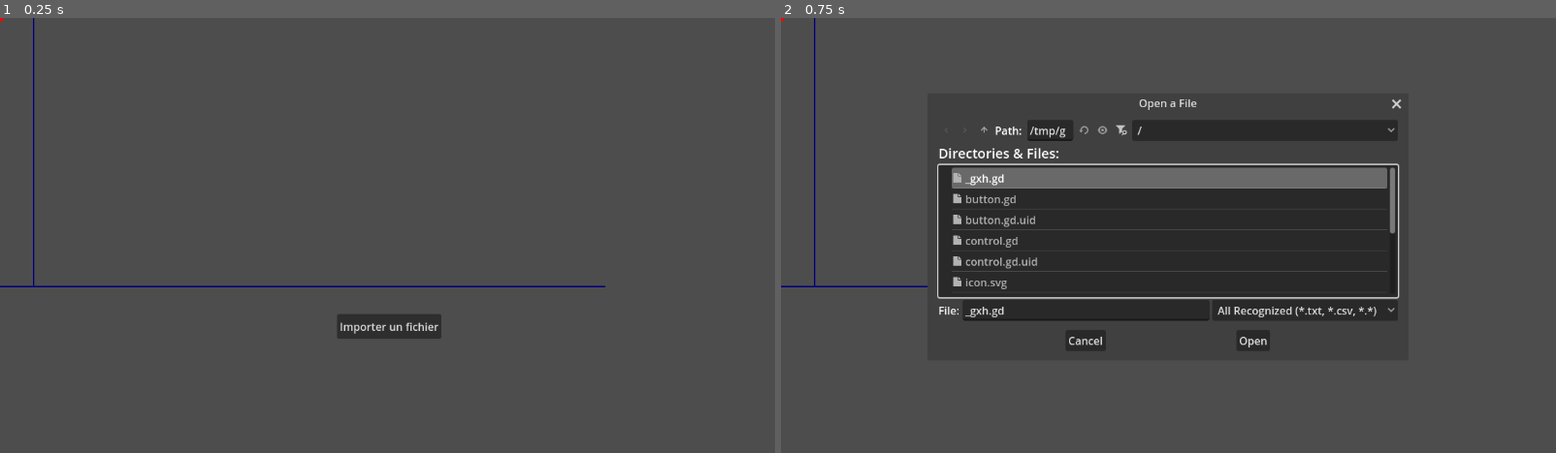
Above: before the commit, frames 1-2 (left to right).
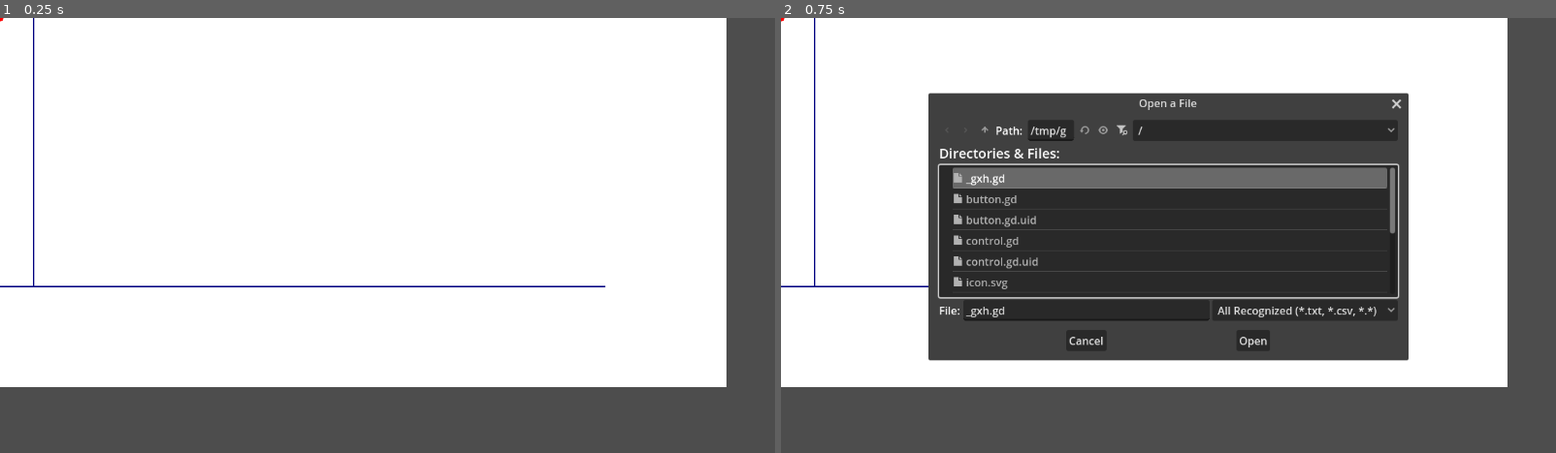
Above: after the commit, the same moments.

Repository: Ayadayi/Tissu_cardiaque
Game: Godot game, scene res://node_2d.tscn
The game is run twice, just before and just after one commit, with the same random seed, the same clock (stepped at 60 frames per second) and the same inputs.
Inputs:
- Up to frame 1 (0.25 s): no input
- Up to frame 2 (0.75 s): click "Importer un fichier" at 0.5 s

The runs differ from the first frame. In frame 1, 79% of the frame differs, in the area x 0-94%, y 0-85%; in frame 2, 42%.

Commit message:
white background

Diff:
--- a/courbe/control.gd
+++ b/courbe/control.gd
@@ -6,9 +6,11 @@
 
 var points : Array = []
 
-var start_time := 2000.0
+var start_time := 0000.0
 var end_time := 8000.0
-var sampling_density := 0.1 #10% des points
+var density := 0.1 #10% des points
+
+
 
 
 
@@ -22,6 +24,9 @@
 	file_dialog.file_selected.connect(self._on_fichier_selectionne)
 
 
+
+
+
 	queue_redraw()
 
 	############################# afficher les mesures #############################
@@ -48,7 +53,7 @@
 	print("Coordonnées du point de repos (min) : ", min_point)
 
 
-####################### Quand on clique sur le bouton #######################
+####################### Quand on clique sur le bouton ####################### permet de choisir un fichier
 func _on_ouvrir_fichier_pressed():
 	var file_dialog = get_node("FileDialog")
 	file_dialog.popup_centered()
@@ -96,7 +101,7 @@
 			var y_raw = float(parts[3]) # colonne 3
 
 			if x_raw >= start_time and x_raw <= end_time:
-				if randf() <= sampling_density:
+				if randf() <= density:
 					var x_scaled = 50 + ((x_raw - min_x) / (max_x - min_x) * (width - 50))
 					var y_scaled = height - ((y_raw - min_y) / (max_y - min_y) * height)
 					points.append(Vector2(x_scaled, y_scaled))
@@ -112,15 +117,21 @@
 
 ########################################  draw  ##########################################################
 func _draw():
+	#fond blanc
+	draw_rect(Rect2(Vector2(0, 0), Vector2(1080, 550)), Color.WHITE)
+
+	#axe
 	draw_line(Vector2(50, 0), Vector2(50, height), Color.NAVY_BLUE, 2)
 	draw_line(Vector2(0, height), Vector2(width, height), Color.NAVY_BLUE, 2)
 
+	#points
 	for point in points:
 		draw_circle(point, POINT_SIZE, Color.BLACK)
 
 	for i in range(points.size() - 1):
 		draw_line(points[i], points[i + 1], Color.BLACK, 2)
 
+	#min et max
 	draw_circle(get_max_point(), POINT_SIZE + 2, Color(0, 1, 0)) # Pic contraction
 	draw_circle(get_min_point(), POINT_SIZE + 2, Color(1, 0, 0)) # Repos
 
